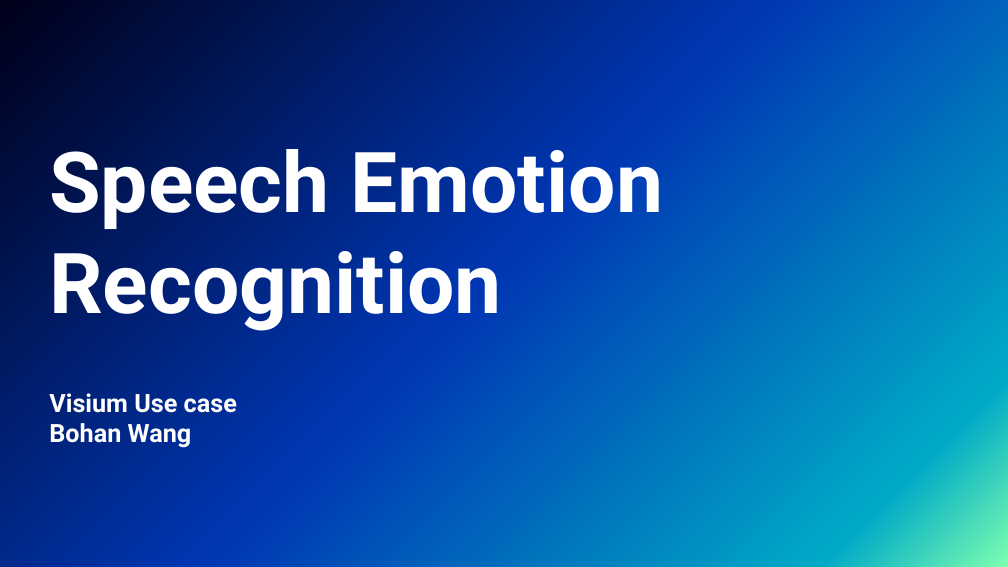
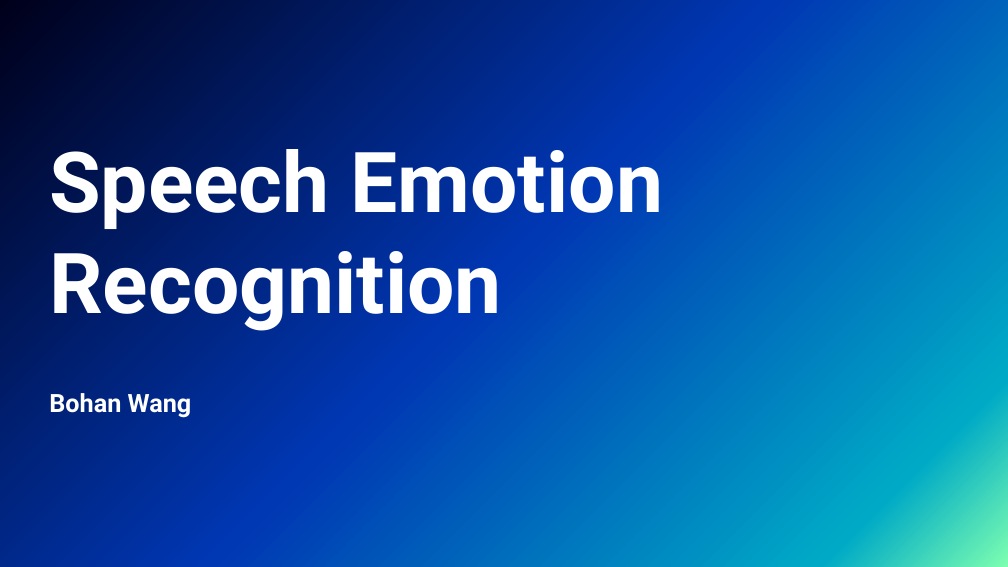
Before and after one commit to Bohan7/Speech_emotion_recognition_Emo-DB, a slide deck: slide 1 of pre_speech_emotion_recognition.pptx. Drawn at 1008x567 pixels with LibreOffice and Linux fonts; fonts in the diff are those of the drawing; background and template pictures are left out. Boxes give left, top, right and bottom in pixels: in the first picture for what was removed or moved away, otherwise in the second. Text is boxed around its words. In the diff, an @@ line names an element or a change of style, - is before the commit and + after.

```diff
--- a/pre_speech_emotion_recognition.pptx
+++ b/pre_speech_emotion_recognition.pptx
@@ text at (x1=49, y1=393, x2=237, y2=413): paragraph removed @@
-Visium Use case
```
Also in this commit, not shown: 1 other slide changed.
